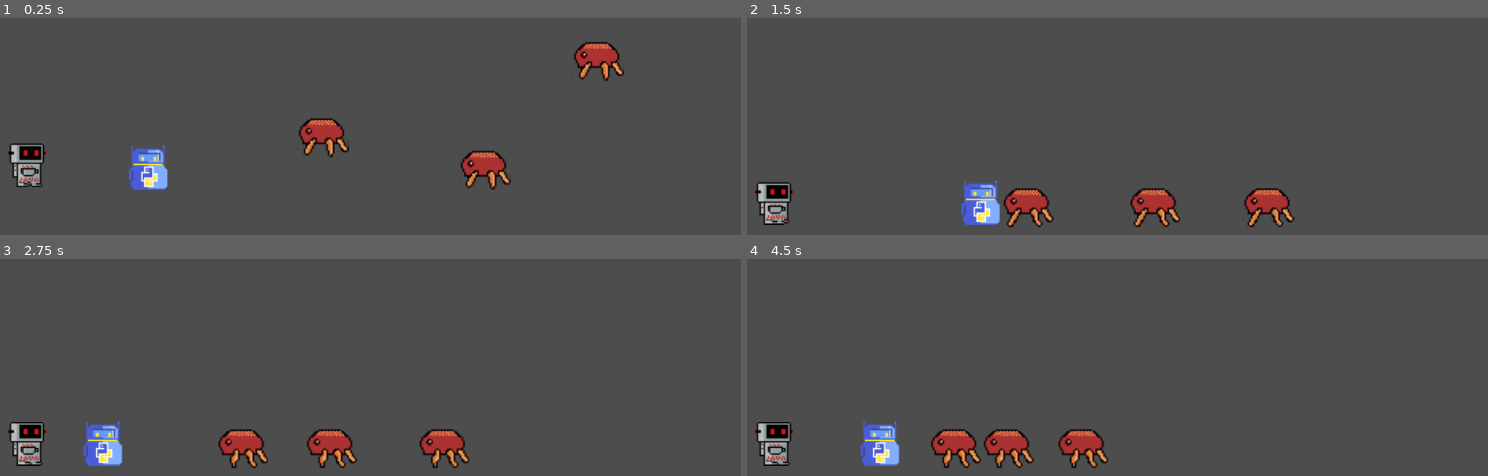
Above: before the commit, frames 1-4 (two rows, left to right).
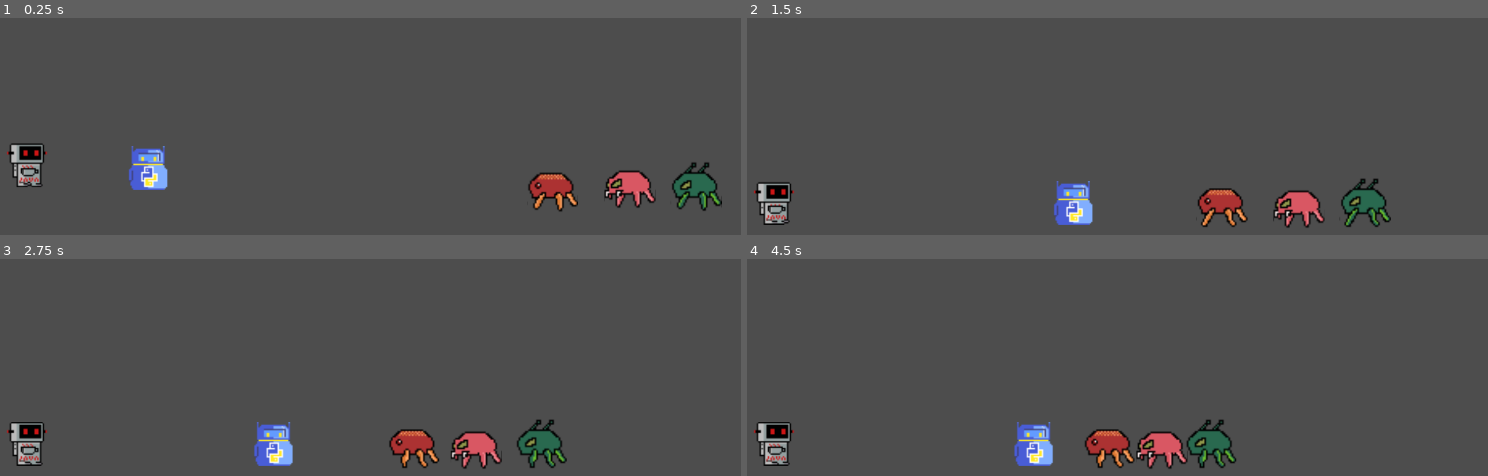
Above: after the commit, the same moments.

Repository: kayqueds/Code-Zone
Game: Godot game, scene res://scenes/main.tscn
Two runs of this game, one before a commit and one after it. Both use one fixed random seed, a clock stepped at 60 frames per second and the inputs below.
Inputs:
- Up to frame 1 (0.25 s): no input
- Up to frame 2 (1.5 s): tap Enter (ui_accept) at 0.5, 0.77 s; hold Right (ui_right) from 0.53 s (still down)
- Up to frame 3 (2.75 s): tap Enter (ui_accept) at 1.52 s; release Right (ui_right) at 2.03 s; hold Left (ui_left) from 2.03 s (still down)
- Up to frame 4 (4.5 s): release Left (ui_left) at 2.78 s; hold Right (ui_right) 2.78-4.28 s; tap Enter (ui_accept) at 3.02, 3.77 s; hold Left (ui_left) from 4.28 s (still down)

The runs differ from the first frame. In frame 1, 4.9% of the frame differs, in the area x 40-98%, y 11-90%; in frame 2, 6.6%, in the area x 28-87%, y 74-97%; in frame 3, 6.2%; in frame 4, 6.2%.

Commit message:
feat: criando sistema basico de dano e ataque de inimigos (sem disparo)

Diff:
--- a/scenes/enemies/enemy.tscn
+++ b/scenes/enemies/enemy_1.tscn
@@ -54,7 +54,10 @@
 "speed": 7.0
 }]
 
-[node name="Enemy" type="CharacterBody2D" unique_id=19257954]
+[sub_resource type="RectangleShape2D" id="RectangleShape2D_lsxte"]
+size = Vector2(83, 62)
+
+[node name="Enemy1" type="CharacterBody2D" unique_id=19257954]
 script = ExtResource("1_8e3ao")
 
 [node name="CollisionShape2D" type="CollisionShape2D" parent="." unique_id=1960287211]
@@ -67,3 +70,13 @@
 sprite_frames = SubResource("SpriteFrames_l2oo6")
 animation = &"run"
 autoplay = "idle"
+
+[node name="AttackArea" type="Area2D" parent="." unique_id=1091297436]
+position = Vector2(16, 53)
+
+[node name="CollisionShape2D" type="CollisionShape2D" parent="AttackArea" unique_id=1768847544]
+position = Vector2(30.5, 0)
+shape = SubResource("RectangleShape2D_lsxte")
+debug_color = Color(0.90337807, 0.2912042, 0.26713774, 0.41960785)
+
+[connection signal="body_entered" from="AttackArea" to="." method="_on_attack_area_body_entered"]
--- /dev/null
+++ b/scenes/enemies/enemy_2.tscn
@@ -0,0 +1,76 @@
+[gd_scene format=3 uid="uid://cxk2fko462xpg"]
+
+[ext_resource type="Script" uid="uid://bur4nucvcoxj8" path="res://scripts/enemy.gd" id="1_ngklj"]
+[ext_resource type="Texture2D" uid="uid://dc78na6cneofk" path="res://assets/sprites/enemies/inimigo02.png" id="3_m80vh"]
+
+[sub_resource type="RectangleShape2D" id="RectangleShape2D_voq6e"]
+size = Vector2(82, 58)
+
+[sub_resource type="AtlasTexture" id="AtlasTexture_n1waf"]
+atlas = ExtResource("3_m80vh")
+region = Rect2(0, 0, 32, 32)
+
+[sub_resource type="AtlasTexture" id="AtlasTexture_wsg8q"]
+atlas = ExtResource("3_m80vh")
+region = Rect2(0, 0, 32, 32)
+
+[sub_resource type="AtlasTexture" id="AtlasTexture_6gpr3"]
+atlas = ExtResource("3_m80vh")
+region = Rect2(32, 0, 32, 32)
+
+[sub_resource type="AtlasTexture" id="AtlasTexture_30175"]
+atlas = ExtResource("3_m80vh")
+region = Rect2(64, 0, 32, 32)
+
+[sub_resource type="SpriteFrames" id="SpriteFrames_8pesh"]
+animations = [{
+"frames": [{
+"duration": 1.0,
+"texture": SubResource("AtlasTexture_n1waf")
+}],
+"loop": false,
+"name": &"idle",
+"speed": 10.0
+}, {
+"frames": [{
+"duration": 1.0,
+"texture": SubResource("AtlasTexture_wsg8q")
+}, {
+"duration": 1.0,
+"texture": SubResource("AtlasTexture_6gpr3")
+}, {
+"duration": 1.0,
+"texture": SubResource("AtlasTexture_30175")
+}],
+"loop": true,
+"name": &"run",
+"speed": 7.0
+}]
+
+[sub_resource type="RectangleShape2D" id="RectangleShape2D_oj22f"]
+size = Vector2(83, 58)
+
+[node name="Enemy2" type="CharacterBody2D" unique_id=624936753]
+script = ExtResource("1_ngklj")
+
+[node name="CollisionShape2D" type="CollisionShape2D" parent="." unique_id=648180941]
+position = Vector2(61, 51)
+shape = SubResource("RectangleShape2D_voq6e")
+
+[node name="AnimatedSprite2D" type="AnimatedSprite2D" parent="." unique_id=862624260]
+position = Vector2(62.000004, 42)
+scale = Vector2(2.5625, 2.5625)
+sprite_frames = SubResource("SpriteFrames_8pesh")
+animation = &"run"
+autoplay = "idle"
+frame_progress = 0.30068922
+
+[node name="AttackArea" type="Area2D" parent="." unique_id=201732690]
+position = Vector2(62, 48)
+
+[node name="CollisionShape2D" type="CollisionShape2D" parent="AttackArea" unique_id=1413764117]
+position = Vector2(0, 3)
+shape = SubResource("RectangleShape2D_oj22f")
+debug_color = Color(0.90337807, 0.2912042, 0.26713774, 0.41960785)
+
+[connection signal="body_entered" from="AttackArea" to="." method="_on_attack_area_body_entered"]
--- /dev/null
+++ b/scenes/enemies/enemy_3.tscn
@@ -0,0 +1,83 @@
+[gd_scene format=3 uid="uid://3qamaxegw0pw"]
+
+[ext_resource type="Script" uid="uid://bur4nucvcoxj8" path="res://scripts/enemy.gd" id="1_iqwa4"]
+[ext_resource type="Texture2D" uid="uid://dhge6cnk0srn" path="res://assets/sprites/enemies/inimigo03.png" id="1_rdon1"]
+
+[sub_resource type="RectangleShape2D" id="RectangleShape2D_iqwa4"]
+size = Vector2(69, 60)
+
+[sub_resource type="AtlasTexture" id="AtlasTexture_iqwa4"]
+atlas = ExtResource("1_rdon1")
+region = Rect2(0, 0, 32, 32)
+
+[sub_resource type="AtlasTexture" id="AtlasTexture_ofsh2"]
+atlas = ExtResource("1_rdon1")
+region = Rect2(0, 0, 32, 32)
+
+[sub_resource type="AtlasTexture" id="AtlasTexture_28rdh"]
+atlas = ExtResource("1_rdon1")
+region = Rect2(32, 0, 32, 32)
+
+[sub_resource type="AtlasTexture" id="AtlasTexture_4i8vg"]
+atlas = ExtResource("1_rdon1")
+region = Rect2(64, 0, 32, 32)
+
+[sub_resource type="AtlasTexture" id="AtlasTexture_bf8l3"]
+atlas = ExtResource("1_rdon1")
+region = Rect2(96, 0, 32, 32)
+
+[sub_resource type="SpriteFrames" id="SpriteFrames_ofsh2"]
+animations = [{
+"frames": [{
+"duration": 1.0,
+"texture": SubResource("AtlasTexture_iqwa4")
+}],
+"loop": false,
+"name": &"idle",
+"speed": 10.0
+}, {
+"frames": [{
+"duration": 1.0,
+"texture": SubResource("AtlasTexture_ofsh2")
+}, {
+"duration": 1.0,
+"texture": SubResource("AtlasTexture_28rdh")
+}, {
+"duration": 1.0,
+"texture": SubResource("AtlasTexture_4i8vg")
+}, {
+"duration": 1.0,
+"texture": SubResource("AtlasTexture_bf8l3")
+}],
+"loop": true,
+"name": &"run",
+"speed": 7.0
+}]
+
+[sub_resource type="RectangleShape2D" id="RectangleShape2D_ofsh2"]
+size = Vector2(73, 62)
+
+[node name="Enemy3" type="CharacterBody2D" unique_id=1456898192]
+script = ExtResource("1_iqwa4")
+
+[node name="CollisionShape2D" type="CollisionShape2D" parent="." unique_id=738904384]
+position = Vector2(44.5, 54)
+shape = SubResource("RectangleShape2D_iqwa4")
+
+[node name="AnimatedSprite2D" type="AnimatedSprite2D" parent="." unique_id=1345275433]
+position = Vector2(47.000004, 45)
+scale = Vector2(2.5625, 2.5625)
+sprite_frames = SubResource("SpriteFrames_ofsh2")
+animation = &"run"
+autoplay = "idle"
+frame_progress = 0.66730225
+
+[node name="AttackArea" type="Area2D" parent="." unique_id=901821757]
+position = Vector2(16, 53)
+
+[node name="CollisionShape2D" type="CollisionShape2D" parent="AttackArea" unique_id=1830865898]
+position = Vector2(30.5, 0)
+shape = SubResource("RectangleShape2D_ofsh2")
+debug_color = Color(0.90337807, 0.2912042, 0.26713774, 0.41960785)
+
+[connection signal="body_entered" from="AttackArea" to="." method="_on_attack_area_body_entered"]
--- a/scenes/main.tscn
+++ b/scenes/main.tscn
@@ -4,7 +4,9 @@
 [ext_resource type="Script" uid="uid://dbea3mrj5bis3" path="res://scripts/player.gd" id="2_0wfyh"]
 [ext_resource type="Texture2D" uid="uid://cxtmv32oepj24" path="res://assets/sprites/players/robo_java.png" id="3_jyhfs"]
 [ext_resource type="Texture2D" uid="uid://b76fl7l2r53g8" path="res://assets/sprites/players/robo_python.png" id="4_jyhfs"]
-[ext_resource type="PackedScene" uid="uid://ccp45f25a1h48" path="res://scenes/enemies/enemy.tscn" id="5_tbgi4"]
+[ext_resource type="PackedScene" uid="uid://ccp45f25a1h48" path="res://scenes/enemies/enemy_1.tscn" id="5_tbgi4"]
+[ext_resource type="PackedScene" uid="uid://cxk2fko462xpg" path="res://scenes/enemies/enemy_2.tscn" id="6_tefeu"]
+[ext_resource type="PackedScene" uid="uid://3qamaxegw0pw" path="res://scenes/enemies/enemy_3.tscn" id="7_o6xl0"]
 
 [sub_resource type="CapsuleShape2D" id="CapsuleShape2D_tbgi4"]
 radius = 29.0
@@ -136,14 +138,20 @@
 animation = &"idle"
 
 [node name="AttackArea" type="Area2D" parent="Player2" unique_id=1931058899]
-position = Vector2(-45, 6)
+position = Vector2(48, 3)
 
 [node name="CollisionShape2D" type="CollisionShape2D" parent="Player2/AttackArea" unique_id=191748127]
 position = Vector2(0, -1)
 shape = SubResource("RectangleShape2D_jyhfs")
 
 [node name="Enemy" parent="." unique_id=19257954 instance=ExtResource("5_tbgi4")]
-position = Vector2(826, 500)
+position = Vector2(934, 535)
+
+[node name="Enemy2" parent="." unique_id=194371399 instance=ExtResource("6_tefeu")]
+position = Vector2(1043, 532)
+
+[node name="Enemy3" parent="." unique_id=197610555 instance=ExtResource("7_o6xl0")]
+position = Vector2(1164, 534)
 
 [node name="Floor" type="StaticBody2D" parent="." unique_id=398685367]
 metadata/_edit_lock_ = true
@@ -151,9 +159,3 @@
 [node name="CollisionShape2D" type="CollisionShape2D" parent="Floor" unique_id=1033879490]
 position = Vector2(640.5, 696.5)
 shape = SubResource("RectangleShape2D_sugp2")
-
-[node name="Enemy2" parent="." unique_id=1174155899 instance=ExtResource("5_tbgi4")]
-position = Vector2(565, 448)
-
-[node name="Enemy3" parent="." unique_id=799728932 instance=ExtResource("5_tbgi4")]
-position = Vector2(1006, 326)
--- a/scripts/enemy.gd
+++ b/scripts/enemy.gd
@@ -4,6 +4,8 @@
 const gravity = 900.0
 
 @onready var anim = $AnimatedSprite2D
+@export var health = 50
+var can_attack = true
 
 func _physics_process(delta):
 
@@ -48,6 +50,8 @@
 
 		velocity.x = direction.normalized().x * speed
 
+
+
 func animations():
 
 	if velocity.x != 0:
@@ -61,3 +65,32 @@
 
 	if velocity.x < 0:
 		anim.flip_h = true
+
+func take_damage(damage):
+
+	health -= damage
+
+	print(name, " VIDA:", health)
+
+	if health <= 0:
+		die()
+
+func die():
+
+	print(name, " MORREU")
+
+	queue_free()
+
+
+func _on_attack_area_body_entered(body: Node2D) -> void:
+	if body.is_in_group("player") and can_attack:
+
+		can_attack = false
+
+		body.take_damage(10, global_position)
+
+		await get_tree().create_timer(1.0).timeout
+
+		can_attack = true
+
+	pass
--- a/scripts/player.gd
+++ b/scripts/player.gd
@@ -9,9 +9,12 @@
 @export var input_jump: String
 @export var input_attack: String
 
-var health = 100
+# vida do player
+@export var health = 100
 
 @onready var attack_area = $AttackArea
+
+var taking_damage = false
 
 func _physics_process(delta: float) -> void:
 	move(delta)
@@ -25,7 +28,9 @@
 
 	# Movimento
 	var direction = Input.get_axis(input_left, input_right)
-	velocity.x = direction * speed
+
+	if not taking_damage:
+		velocity.x = direction * speed
 
 	# Pulo
 	if Input.is_action_just_pressed(input_jump) and is_on_floor():
@@ -45,11 +50,23 @@
 
 				body.take_damage(10)
 
-func take_damage(damage):
+func take_damage(damage, enemy_position = Vector2.ZERO):
 
 	health -= damage
 
 	print(name, " VIDA:", health)
+
+	taking_damage = true
+
+	# knockback
+	var direction = global_position - enemy_position
+
+	velocity.x = direction.normalized().x * 500
+	velocity.y = -200
+
+	await get_tree().create_timer(0.2).timeout
+
+	taking_damage = false
 
 	if health <= 0:
 		die()
Binary file removed: assets/sprites/players/robo_python.gif
Binary file added: assets/sprites/players/robot_java/SPRITE_JV_ANDAR.png
Not shown, added: assets/sprites/players/robot_java/SPRITE_JV_ANDAR.png.import
Binary file added: assets/sprites/players/robot_java/SPRITE_JV_PULAR.png
Not shown, added: assets/sprites/players/robot_java/SPRITE_JV_PULAR.png.import
Binary file added: assets/sprites/players/robot_java/SPRITE_JV_RESPIRAR.png
Not shown, added: assets/sprites/players/robot_java/SPRITE_JV_RESPIRAR.png.import
Binary file added: assets/sprites/players/robot_python/SPRITE_PY_ ANDAR.png
Not shown, added: assets/sprites/players/robot_python/SPRITE_PY_ ANDAR.png.import
Binary file added: assets/sprites/players/robot_python/SPRITE_PY_ PULAR.png
Not shown, added: assets/sprites/players/robot_python/SPRITE_PY_ PULAR.png.import
Binary file added: assets/sprites/players/robot_python/SPRITE_PY_ RESPIRAR.png
(and 1 more such lines)
